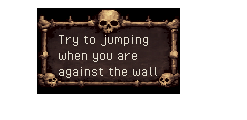
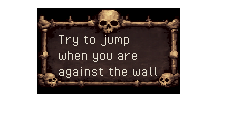
Layers edited between the first and the second 247×120 image:
renamed "Try to jumping ..." to "Try to jump ...", painted on it over [132, 35, 148, 46]
